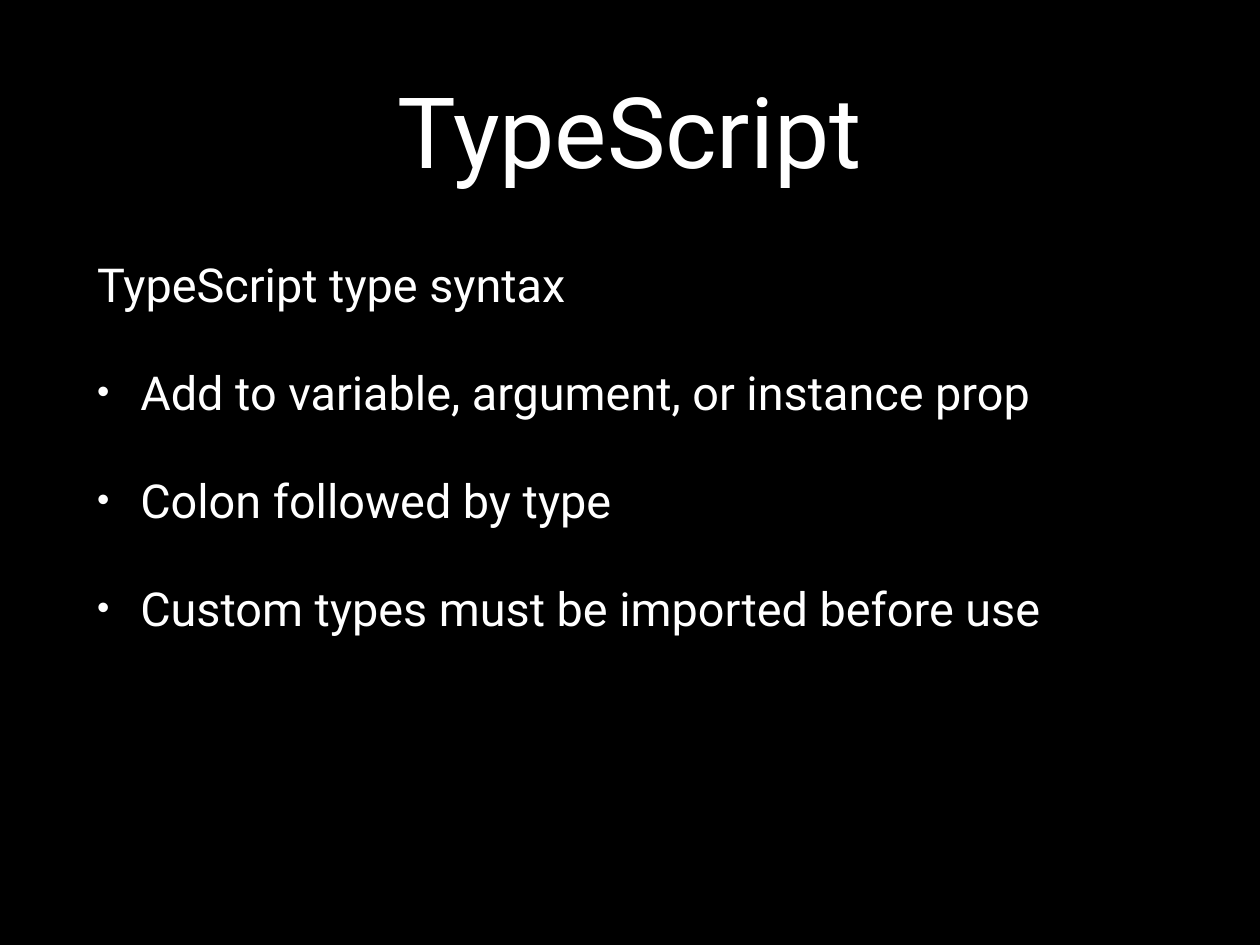
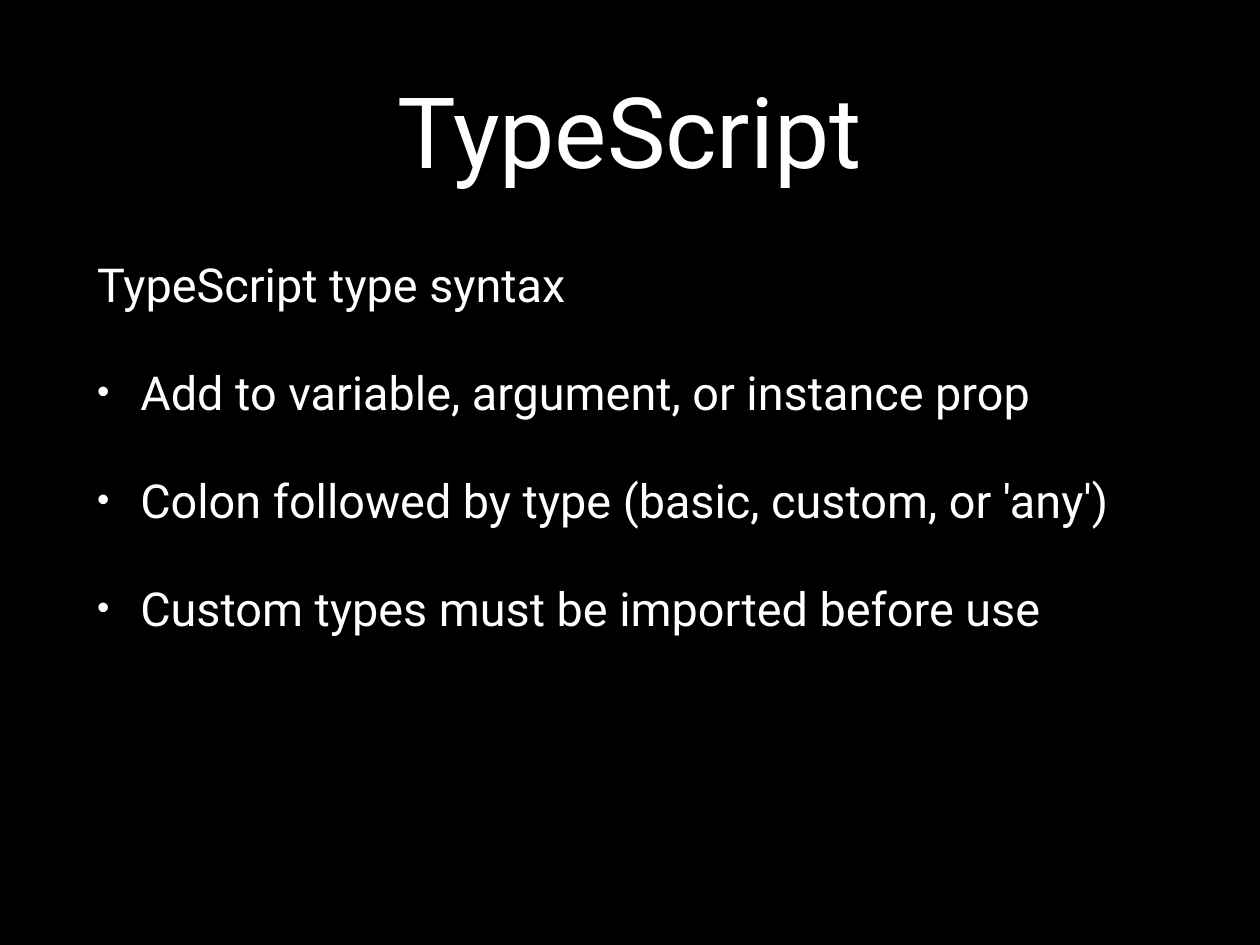
Before and after one commit to eliasjames/training-angular, a slide deck: slide 37 of slides/2.0/Angular 2.0 Slides Day 1.pptx (slide 36 before the commit). Drawn at 1260x945 pixels with LibreOffice and Linux fonts; fonts in the diff are those of the drawing. Boxes give left, top, right and bottom in pixels: in the first picture for what was removed or moved away, otherwise in the second. Text is boxed around its words. In the diff, an @@ line names an element or a change of style, - is before the commit and + after.

```diff
--- a/slides/2.0/Angular 2.0 Slides Day 1.pptx
+++ b/slides/2.0/Angular 2.0 Slides Day 1.pptx
@@ text at [140, 480, 1108, 529]: text changed @@
-• Colon followed by type
+• Colon followed by type (basic, custom, or 'any')
```
Also in this commit, not shown: 7 other slides changed, 6 slides added, 5 other files.
